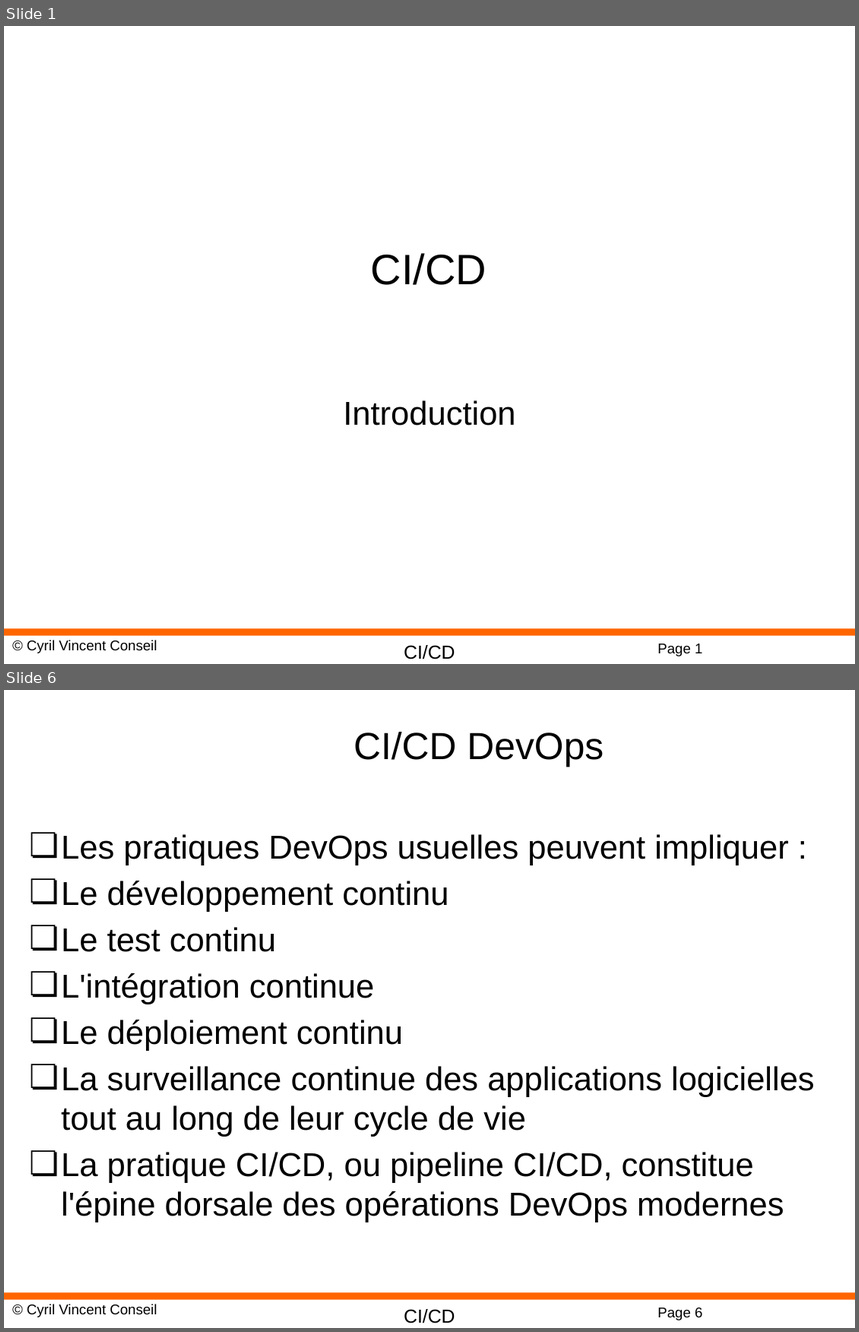
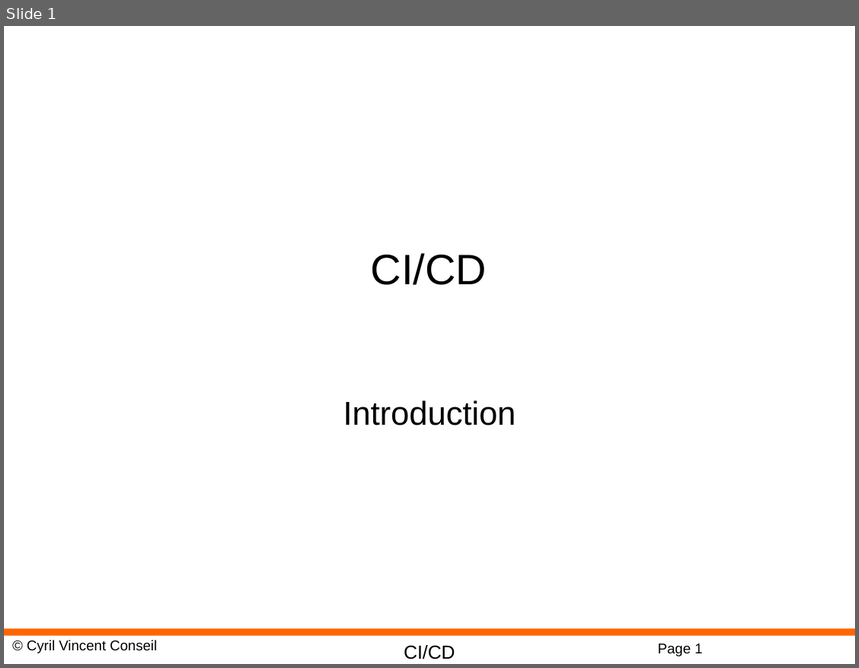
Before and after one commit to cyrilvincent/cicd, a slide deck: ppt/CICD13-Env-Strategies.todo.pptx. Shown one above the other, each under a label of ours: slides 1 and 6 before the commit, slide 1 after it; the slides between them are not shown. The pictures are 859x1332 and 859x668 pixels, drawn with LibreOffice and Linux fonts; fonts in the diff are those of the drawing; background and template pictures are left out. Boxes give left, top, right and bottom in pixels: in the first picture for what was removed or moved away, otherwise in the second. Text is boxed around its words. In the diff, an @@ line names an element or a change of style, - is before the commit and + after.

```diff
--- a/ppt/CICD13-Env-Strategies.todo.pptx
+++ b/ppt/CICD13-Env-Strategies.todo.pptx
@@ slide 6 removed at (x1=4, y1=690, x2=855, y2=1328), background #FFFFFF; not listed: 4 template elements that a slide beside it also shows @@
@@ title removed at (x1=354, y1=732, x2=604, y2=767) @@
-CI/CD DevOps
@@ text removed at (x1=61, y1=834, x2=815, y2=1223) @@
-❏ Les pratiques DevOps usuelles peuvent impliquer :
-❏ Le développement continu
-❏ Le test continu
-❏ L'intégration continue
-❏ Le déploiement continu
-❏ La surveillance continue des applications logicielles tout au long de leur cycle de vie
-❏ La pratique CI/CD, ou pipeline CI/CD, constitue l'épine dorsale des opérations DevOps modernes
```
Also in this commit, not shown: 4 slides added, 29 other slides removed, 14 other files.
